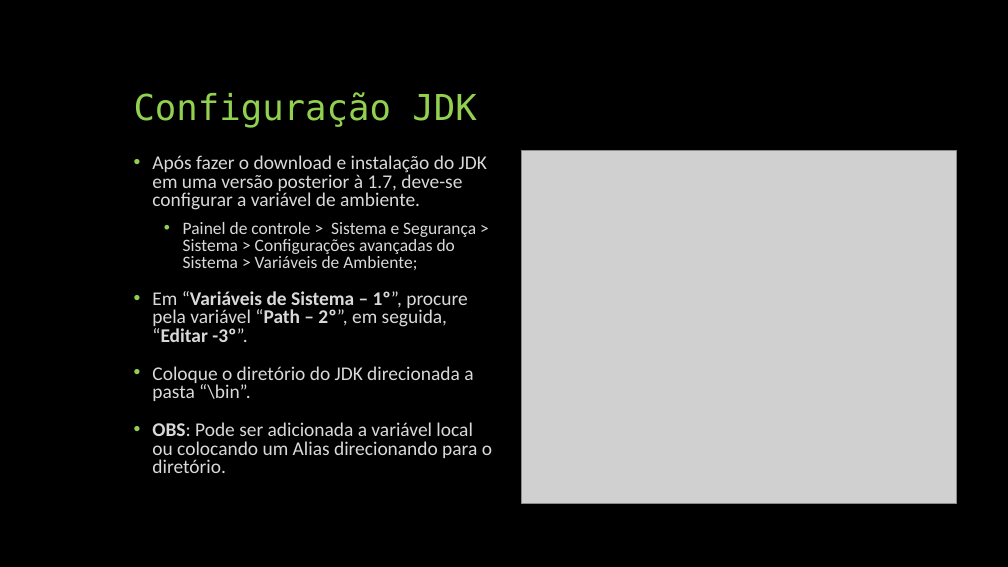
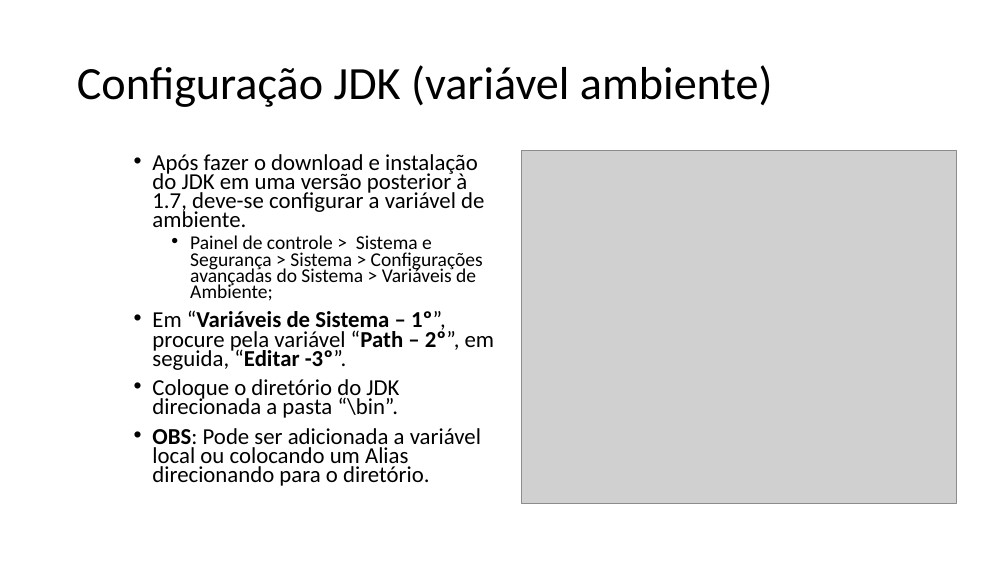
Before and after one commit to willanythayse/odi-develop-workout, a slide deck: slide 4 of Instalação Oracle Data Integrator (ODI).pptx (slide 3 before the commit). Drawn at 1008x567 pixels with LibreOffice and Linux fonts; fonts in the diff are those of the drawing; grey boxes stand for pictures. Boxes give left, top, right and bottom in pixels: in the first picture for what was removed or moved away, otherwise in the second. Text is boxed around its words. In the diff, an @@ line names an element or a change of style, - is before the commit and + after.

```diff
--- a/Instalação Oracle Data Integrator (ODI).pptx
+++ b/Instalação Oracle Data Integrator (ODI).pptx
@@ background #000000 to #FFFFFF @@
@@ title "Configuração JDK (variável ambiente)" at [77,65,773,107]: vertical alignment bottom to middle @@
@@ title at [77,65,773,107]: text changed; size 34 to 44 pt; font DejaVu Sans Mono to Calibri; text colour #92D050 to #000000 @@
-Configuração JDK
+Configuração JDK (variável ambiente)
@@ text "Após fazer o download e ..." at [152,154,495,486]: size 18.5 to 21.7 pt in "Após fazer o download e instalação do ...", "Em “Variáveis de Sistema – 1º”, procure ...", "Coloque o diretório do JDK direcionada a ...", "OBS: Pode ser adicionada a variável local ..."; text colour #D9D9D9 to #000000; size 16.6 to 18.6 pt in "Painel de controle > Sistema e Segurança ..."; line spacing 0.8 to 0.7; less space between paragraphs; indent changed @@
```
Also in this commit, not shown: 3 other slides changed, 10 slides added, 6 slides removed.
